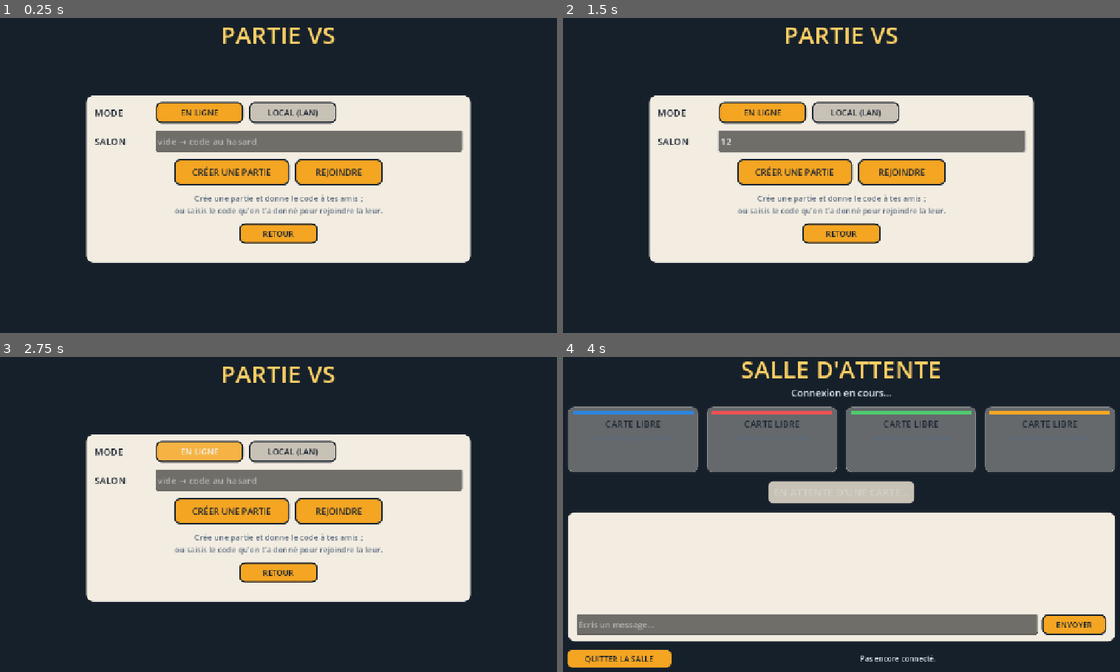
Above: before the commit, frames 1-4 (two rows, left to right).
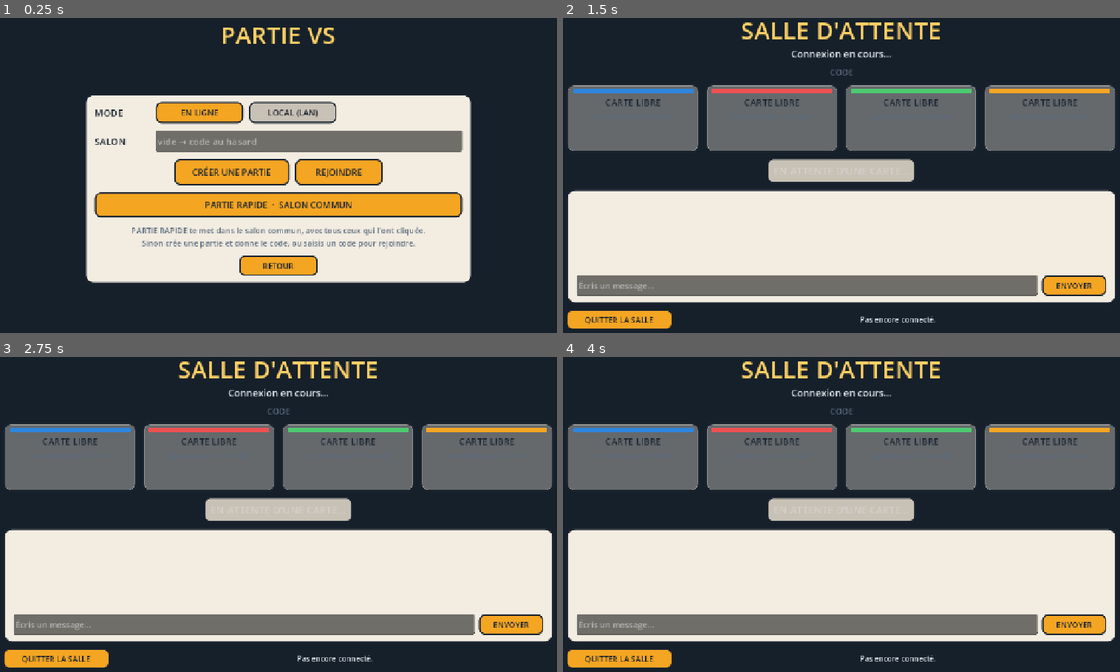
Above: after the commit, the same moments.

Repository: imaginbox/hexa-battle
Game: Godot game, scene res://scenes/ui/vs_menu.tscn
Two runs of this game, one before a commit and one after it. Both use one fixed random seed, a clock stepped at 60 frames per second and the inputs below. This scene is started directly instead of the project's main scene.
Inputs (mouse positions are in pixels of both pictures, inside the frame that each line leads up to):
- Up to frame 1 (0.25 s): no input
- Up to frame 2 (1.5 s): click (869, 140) at 0.52 s; type "12" at 0.6 s; click (841, 203) at 1.25 s, where only the run after the commit has a clickable "PARTIE RAPIDE · SALON COMMUN"
- Up to frame 3 (2.75 s): click (200, 451) at 2 s, where only the run before the commit has a clickable "EN LIGNE"
- Up to frame 4 (4 s): click (1075, 624) at 2.75 s, where only the run after the commit has a clickable "ENVOYER"; click (796, 511) at 3.5 s, where only the run before the commit has a clickable "CRÉER UNE PARTIE"

The runs differ from the first frame. In frame 1, 12% of the frame differs, in the area x 15-85%, y 55-85%; in frame 2, 49%; in frame 3, 49%, in the area x 0-100%, y 1-99%; in frame 4, 20%.

Commit message:
VS : bouton PARTIE RAPIDE (salon commun) et code de salon copiable
Le relais est un commutateur sans annuaire : il ne peut pas lister les parties
ouvertes, donc 'voir la partie en cours pour la rejoindre' n'existe pas telle
quelle. Deux reponses :

- PARTIE RAPIDE place tout le monde dans le salon commun (DEFAULT_ROOM) : deux
  joueurs qui cliquent se retrouvent sans echanger de code.
- pour une partie privee, le code du salon s'affiche en grand avec COPIER
  (presse-papier), au lieu d'etre seulement noye dans une phrase.

Le hardening reseau garde clear_cache + retry + watchdog : un bord Cloudflare
filtre ou une IP injoignable ne bloque plus sur 'Connexion en cours...'.

Diff:
--- a/scripts/network_manager.gd
+++ b/scripts/network_manager.gd
@@ -247,7 +247,8 @@
 	# on a link with no working IPv6. Godot caches the first answer and keeps dialling
 	# the same dead address, which is what makes the relay look "down" when it is not.
 	# Dropping the cached answer before every attempt costs nothing and lets each try
-	# draw a fresh one; in practice a good edge turns up within a couple of tries.
+	# draw a fresh one; combined with the retry below, a good edge is usually reached
+	# within a couple of tries.
 	IP.clear_cache(_relay_host())
 	var url: String = "%s/r/%s?u=%s&g=%s&v=1" % [relay_url, target, user_id, game_id]
 	var peer := WebSocketMultiplayerPeer.new()
--- a/scripts/ui/vs_menu.gd
+++ b/scripts/ui/vs_menu.gd
@@ -16,6 +16,7 @@
 var _target_edit: LineEdit
 var _create_button: Button
 var _join_button: Button
+var _quick_button: Button
 var _status: Label
 
 
@@ -88,6 +89,13 @@
 	_join_button = UiStyle.button(buttons, "REJOINDRE", _on_join_pressed,
 		Vector2(190, 56), 19)
 
+	# The relay is a message switch with no directory, so there is no list of open
+	# rooms to browse — but there does not need to be one. Everybody who wants a pick-up
+	# game can meet in the same well-known room, which is what this is. It is the only
+	# path that asks nothing of the player: no code to read out, nobody to invite.
+	_quick_button = UiStyle.button(column, "PARTIE RAPIDE  ·  SALON COMMUN",
+		_on_quick_pressed, Vector2(452, 54), 19)
+
 	_status = UiStyle.note(column, "")
 
 	var back_row := HBoxContainer.new()
@@ -115,6 +123,9 @@
 	_target_label.text = "SALON" if online else "ADRESSE"
 	_create_button.text = "CRÉER UNE PARTIE" if online else "HÉBERGER"
 	_join_button.text = "REJOINDRE" if online else "REJOINDRE CETTE ADRESSE"
+	# Quick match is a relay-only idea: a LAN match has no shared room to meet in, so
+	# there it would be a button that lies about what it does.
+	_quick_button.visible = online
 	if online:
 		# Left empty on purpose: creating with no code picks a fresh one, so nobody
 		# lands by accident in a room somebody else opened and then abandoned.
@@ -129,8 +140,9 @@
 
 func _update_status() -> void:
 	if Net.is_online_mode():
-		_status.text = ("Crée une partie et donne le code à tes amis ;\n"
-			+ "ou saisis le code qu'on t'a donné pour rejoindre la leur.")
+		_status.text = ("PARTIE RAPIDE te met dans le salon commun, avec tous ceux qui "
+			+ "l'ont cliquée.\nSinon crée une partie et donne le code, ou saisis un code "
+			+ "pour rejoindre.")
 	else:
 		_status.text = "Héberge sur le port %d, ou rejoins l'adresse de l'hôte.\nPare-feu : autorise Godot au premier hébergement." % Net.port
 
@@ -160,6 +172,16 @@
 	get_tree().change_scene_to_file(WAITING_SCENE)
 
 
+## The common room, so two players who both picked "quick match" meet without either
+## having to pass a code around. The relay routes by room name and knows nothing about
+## who is waiting, so the meeting point has to be agreed in advance — this constant is
+## that agreement. Private matches still work exactly as before through the field above.
+func _on_quick_pressed() -> void:
+	_target_edit.text = Net.DEFAULT_ROOM
+	Net.join_match(Net.DEFAULT_ROOM)
+	get_tree().change_scene_to_file(WAITING_SCENE)
+
+
 func _on_back_pressed() -> void:
 	Net.leave_room()
 	get_tree().change_scene_to_file(MENU_SCENE)
--- a/scripts/ui/waiting_room.gd
+++ b/scripts/ui/waiting_room.gd
@@ -13,6 +13,8 @@
 const VS_SCENE := "res://scenes/ui/vs_menu.tscn"
 
 var _room_label: Label
+var _code_label: Label
+var _copy_button: Button
 var _card_panels: Array[PanelContainer] = []
 var _card_bodies: Array[VBoxContainer] = []
 var _ready_button: Button
@@ -50,6 +52,7 @@
 
 	# What the host reads out to invite people.
 	_room_label = UiStyle.heading(column, "", 21, UiStyle.PALE)
+	column.add_child(_build_invite())
 
 	# The four cards, sharing the width equally.
 	var cards_row := HBoxContainer.new()
@@ -69,6 +72,35 @@
 	UiStyle.button(bottom, "QUITTER LA SALLE", _on_leave_pressed, Vector2(230, 42), 17)
 	_status = UiStyle.note(bottom, "", 16, UiStyle.PALE)
 	_status.size_flags_horizontal = Control.SIZE_EXPAND_FILL
+
+
+## The invitation line: the room code in large type, with a one-click copy, because
+## the whole point of a code is to be passed to somebody else. A LAN match has no code
+## to share, so the row hides itself there.
+##
+## The copy button puts the code on the OS clipboard rather than only showing it: the
+## player is going to send it through Discord or a chat, and retyping a code by hand is
+## exactly the step that makes people give up on inviting anyone.
+func _build_invite() -> HBoxContainer:
+	var row := HBoxContainer.new()
+	row.alignment = BoxContainer.ALIGNMENT_CENTER
+	row.add_theme_constant_override("separation", 12)
+
+	var caption := Label.new()
+	caption.text = "CODE"
+	caption.add_theme_font_size_override("font_size", 18)
+	caption.add_theme_color_override("font_color", UiStyle.MUTED)
+	row.add_child(caption)
+
+	_code_label = Label.new()
+	_code_label.add_theme_font_size_override("font_size", 30)
+	_code_label.add_theme_color_override("font_color", UiStyle.ACCENT)
+	_code_label.add_theme_color_override("font_outline_color", UiStyle.INK)
+	_code_label.add_theme_constant_override("outline_size", 6)
+	row.add_child(_code_label)
+
+	_copy_button = UiStyle.button(row, "COPIER", _on_copy_pressed, Vector2(130, 44), 17)
+	return row
 
 
 ## The frame of one seat card. Its contents are rebuilt on every refresh, because
@@ -127,10 +159,29 @@
 
 func _refresh() -> void:
 	_room_label.text = _room_line()
+	# The code is only worth showing for a private relay room. A LAN match is reached
+	# by address, and the common room is reached by the quick-match button, so neither
+	# has a code to hand to anybody.
+	var show_code: bool = Net.connected and Net.is_online_mode() and Net.room != Net.DEFAULT_ROOM
+	_code_label.visible = show_code
+	_copy_button.visible = show_code
+	if show_code:
+		_code_label.text = Net.room
 	for seat in _card_panels.size():
 		_fill_card(seat)
 	_update_ready_button()
 	_status.text = _status_line()
+
+
+## Puts the room code on the clipboard and says so on the button for a beat, so the
+## click is visibly answered. Restored on a timer rather than left as "COPIÉ", because
+## the player may copy twice and the label should read the same both times.
+func _on_copy_pressed() -> void:
+	DisplayServer.clipboard_set(Net.room)
+	_copy_button.text = "COPIÉ !"
+	await get_tree().create_timer(1.2).timeout
+	if is_instance_valid(_copy_button):
+		_copy_button.text = "COPIER"
 
 
 ## Rebuilds one card from the table.
@@ -227,6 +278,8 @@
 	if not Net.is_online_mode():
 		return "Partie locale — les autres rejoignent %s (port %d)" % [Net.address, Net.port]
 	if Net.active_count() <= 1:
+		if Net.room == Net.DEFAULT_ROOM:
+			return "Salon commun — les autres te rejoignent avec PARTIE RAPIDE."
 		return "Salle « %s » — donne ce code à tes amis" % Net.room
 	return "Salle « %s » — %d cartes occupées" % [Net.room, Net.active_count()]
 
